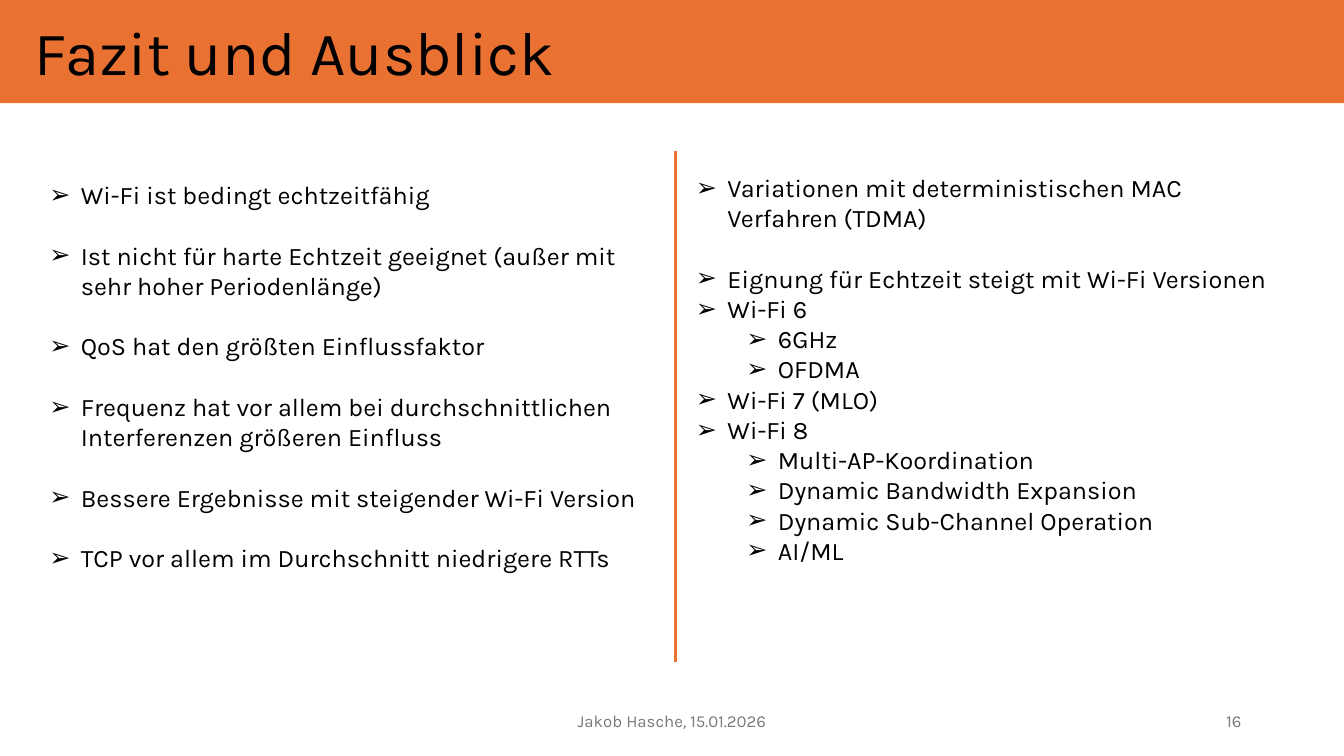
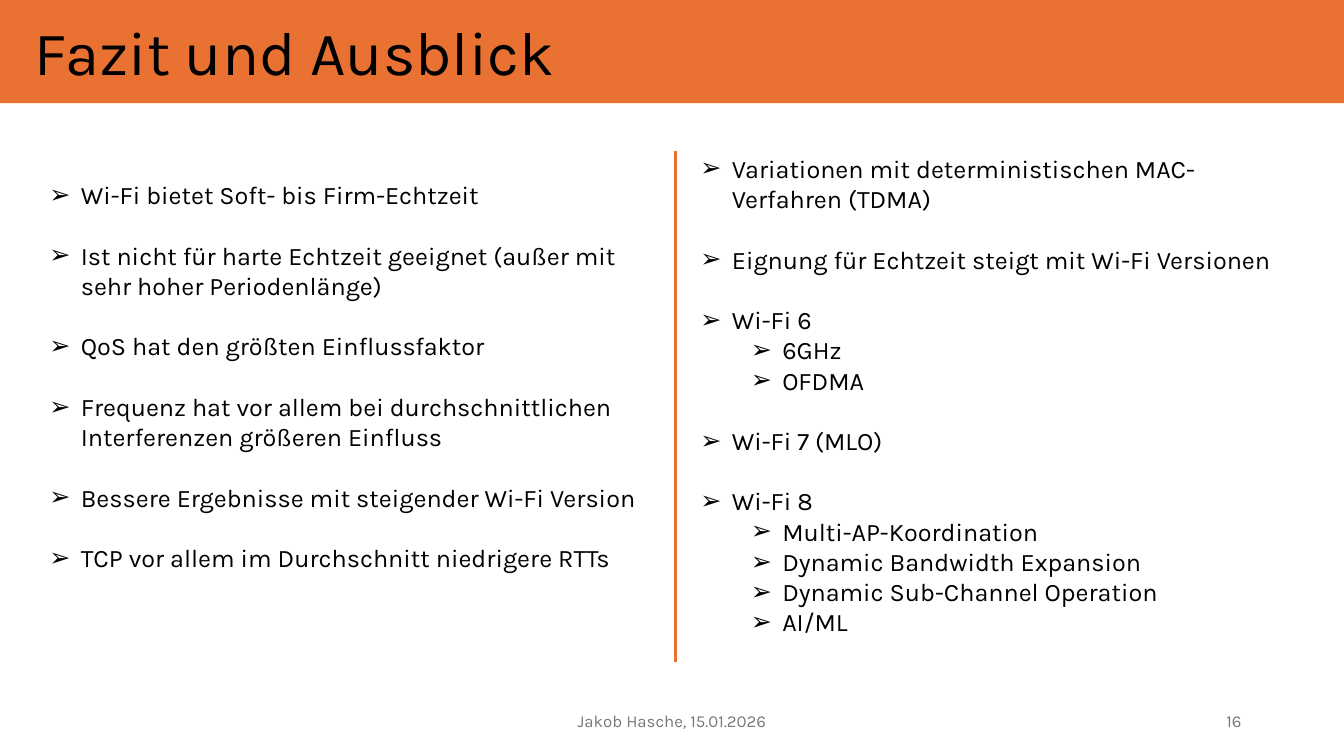
Before and after one commit to studhascja/Masterthesis, a slide deck: slide 16 of Präsentation der Masterarbeit Jakob Hasche.pptx. Drawn at 1344x756 pixels with LibreOffice and Linux fonts; fonts in the diff are those of the drawing. Boxes give left, top, right and bottom in pixels: in the first picture for what was removed or moved away, otherwise in the second. Text is boxed around its words. In the diff, an @@ line names an element or a change of style, - is before the commit and + after.

```diff
--- a/Präsentation der Masterarbeit Jakob Hasche.pptx
+++ b/Präsentation der Masterarbeit Jakob Hasche.pptx
@@ text "Variationen mit deterministischen MAC-Verfahren (TDMA)": place and size @@
-text "Variationen mit deterministischen MAC-Verfahren (TDMA)" at (727, 179, 1266, 562)
+text "Variationen mit deterministischen MAC-Verfahren (TDMA)" at (732, 160, 1270, 633)
@@ text at (732, 160, 1195, 211): text changed @@
-➢ Variationen mit deterministischen MAC Verfahren (TDMA)
+➢ Variationen mit deterministischen MAC-Verfahren (TDMA)
@@ text at (81, 186, 479, 205): text changed @@
-➢ Wi-Fi ist bedingt echtzeitfähig
+➢ Wi-Fi bietet Soft- bis Firm-Echtzeit
```
Also in this commit, not shown: 8 other slides changed, 2 slides added, 1 slide removed.
